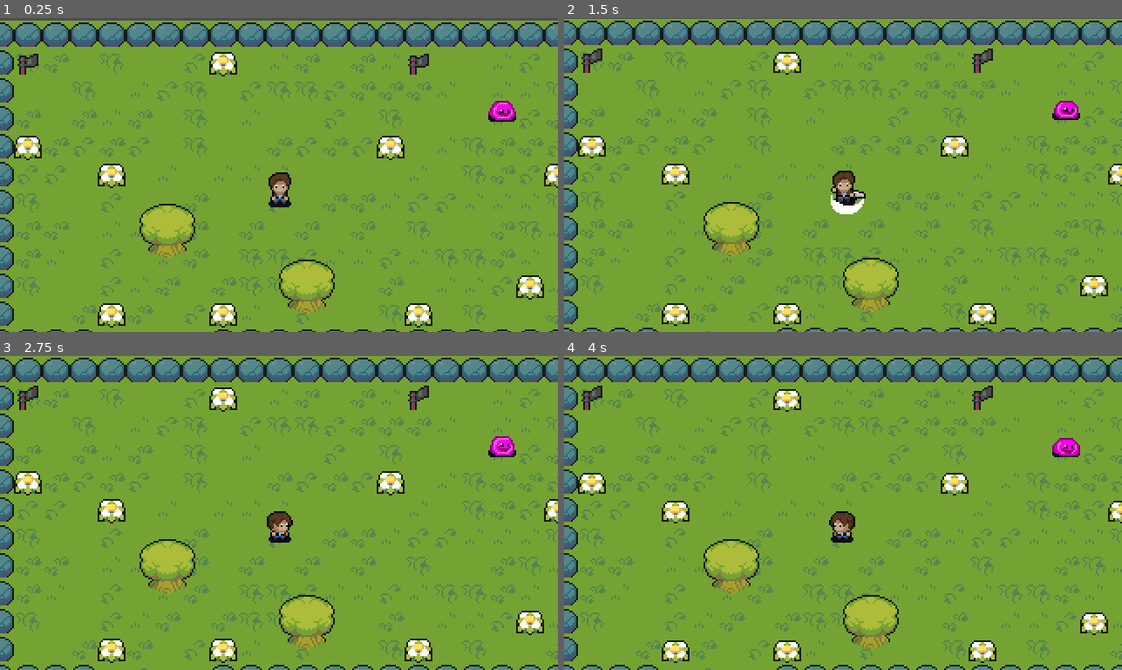
Above: before the commit, frames 1-4 (two rows, left to right).
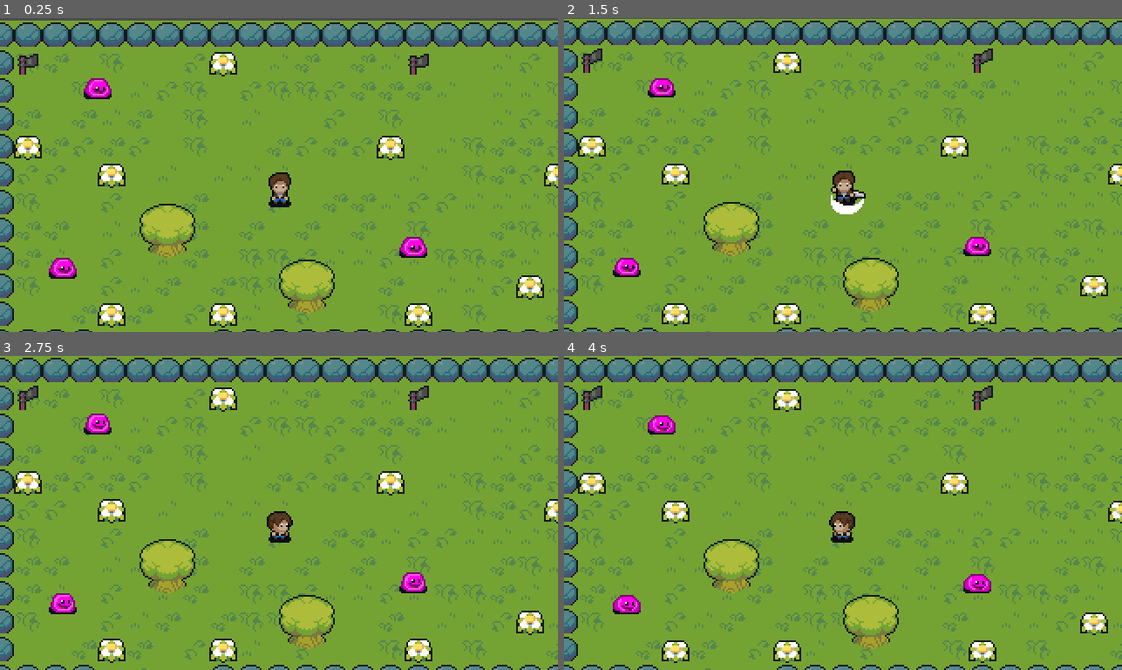
Above: after the commit, the same moments.

Repository: HEITORNERY/Save-the-Village
Game: Godot game, scene res://scenes/world/world.tscn
The game is run twice, just before and just after one commit, with the same random seed, the same clock (stepped at 60 frames per second) and the same inputs.
Inputs:
- Up to frame 1 (0.25 s): no input
- Up to frame 2 (1.5 s): hold D (attack_right) 0.53-1.28 s; hold S (attack_down) from 1.28 s (still down)
- Up to frame 3 (2.75 s): release S (attack_down) at 2.03 s; hold D (attack_right) from 2.03 s (still down)
- Up to frame 4 (4 s): release D (attack_right) at 2.78 s; hold W (attack_up) 2.78-3.53 s; hold A (attack_left) from 3.53 s (still down)

The runs differ from the first frame. In frame 1, 1.1% of the frame differs, in the area x 8-93%, y 19-84%; in frame 2, 1.0%; in frame 3, 1.1%; in frame 4, 1.1%.

Commit message:
Vários slimes adicionados e sendo deletados ao atacar

Diff:
--- a/scenes/player/player.tscn
+++ b/scenes/player/player.tscn
@@ -602,6 +602,8 @@
 shape = SubResource("RectangleShape2D_rjbwa")
 
 [node name="AttackArea" type="Area2D" parent="."]
+collision_layer = 0
+collision_mask = 4
 
 [node name="Collision" type="CollisionShape2D" parent="AttackArea"]
 position = Vector2(0, -1)
--- a/scenes/world/world.tscn
+++ b/scenes/world/world.tscn
@@ -2506,5 +2506,29 @@
 script = ExtResource("6_6hj30")
 tilemap = NodePath("../..")
 
-[node name="Slime" parent="TileMap" instance=ExtResource("8_pitog")]
-position = Vector2(280, 34)
+[node name="Slime2" parent="TileMap" instance=ExtResource("8_pitog")]
+position = Vector2(229, 112)
+
+[node name="Slime3" parent="TileMap" instance=ExtResource("8_pitog")]
+position = Vector2(28, 124)
+
+[node name="Slime4" parent="TileMap" instance=ExtResource("8_pitog")]
+position = Vector2(683, 8)
+
+[node name="Slime5" parent="TileMap" instance=ExtResource("8_pitog")]
+position = Vector2(673, 143)
+
+[node name="Slime6" parent="TileMap" instance=ExtResource("8_pitog")]
+position = Vector2(342, 148)
+
+[node name="Slime7" parent="TileMap" instance=ExtResource("8_pitog")]
+position = Vector2(555, 21)
+
+[node name="Slime8" parent="TileMap" instance=ExtResource("8_pitog")]
+position = Vector2(537, 102)
+
+[node name="Slime9" parent="TileMap" instance=ExtResource("8_pitog")]
+position = Vector2(418, 7)
+
+[node name="Slime10" parent="TileMap" instance=ExtResource("8_pitog")]
+position = Vector2(48, 21)
--- a/scripts/player/player.gd
+++ b/scripts/player/player.gd
@@ -77,5 +77,6 @@
 
 
 func _on_attack_area_body_entered(body) -> void:
+	print(body.name)
 	if body.is_in_group('enemy'):
 		body.queue_free()
